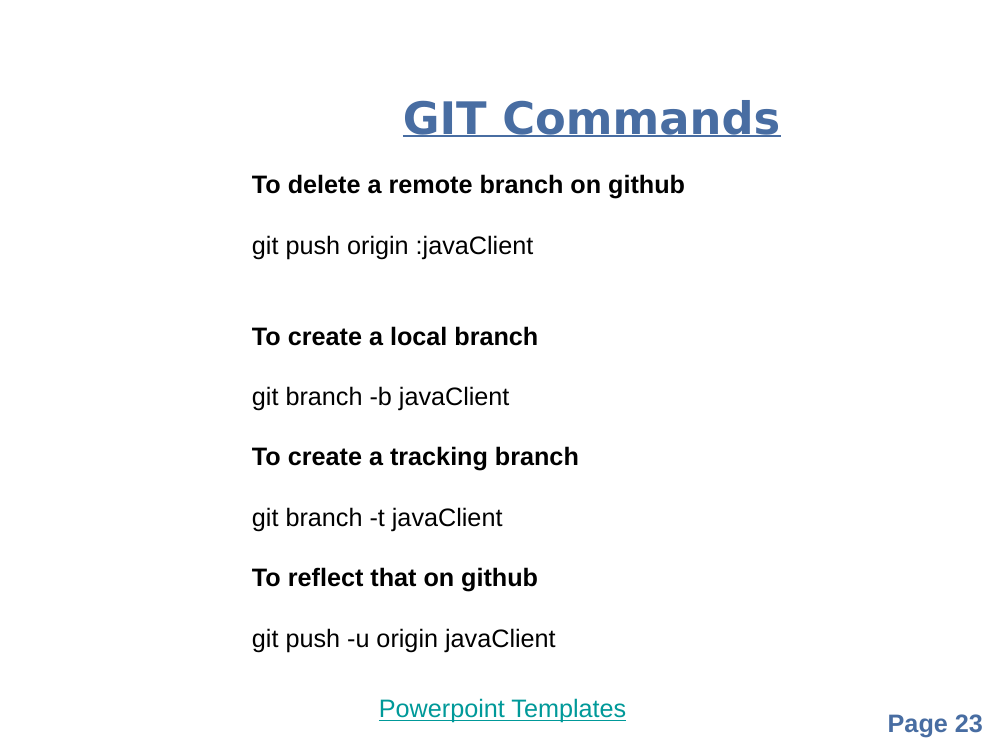
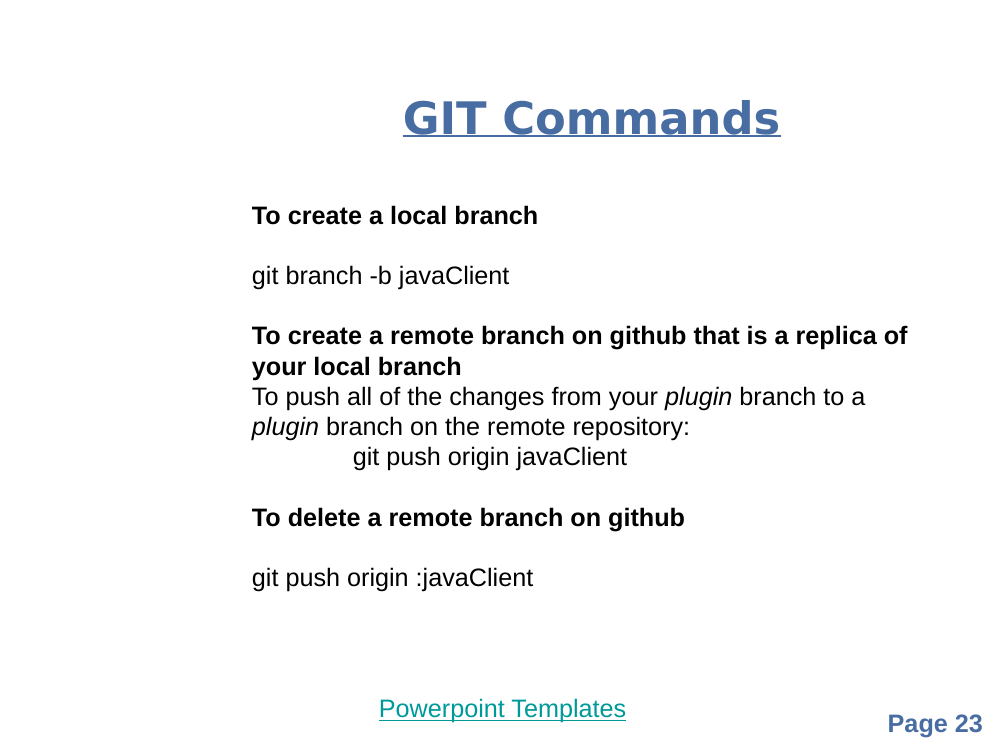
Before and after one commit to balarkrishnan/organizational, a slide deck: slide 23 of GitHub.pptx. Drawn at 1008x756 pixels with LibreOffice and Linux fonts; fonts in the diff are those of the drawing; background and template pictures are left out. Boxes give left, top, right and bottom in pixels: in the first picture for what was removed or moved away, otherwise in the second. Text is boxed around its words. In the diff, an @@ line names an element or a change of style, - is before the commit and + after.

Commit message:
final changes

```diff
--- a/GitHub.pptx
+++ b/GitHub.pptx
@@ text at (252,205,908,471): paragraphs added @@
+To create a local branch
+git branch -b javaClient
+To create a remote branch on github that is a replica of your local branch
+To push all of the changes from your plugin branch to a plugin branch on the remote repository:
+git push origin javaClient
@@ text at (252,326,579,653): paragraphs removed @@
-To create a local branch
-git branch -b javaClient
-To create a tracking branch
-git branch -t javaClient
-To reflect that on github
-git push -u origin javaClient
```
Also in this commit, not shown: 3 other slides changed.
